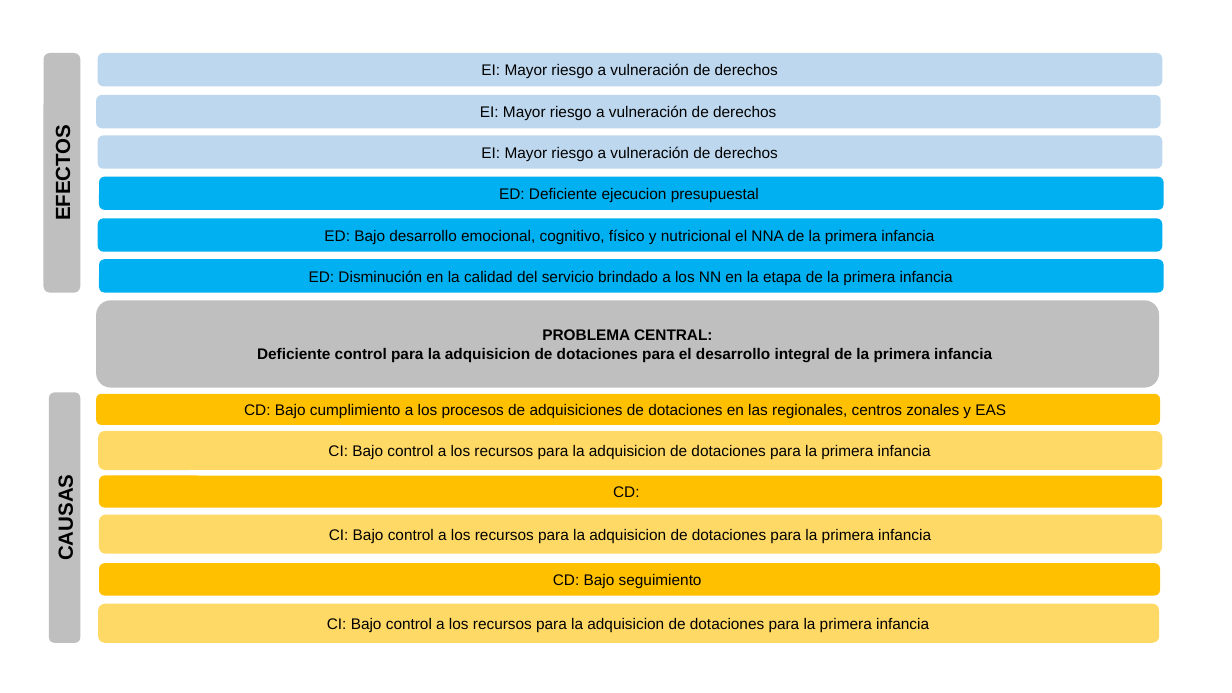
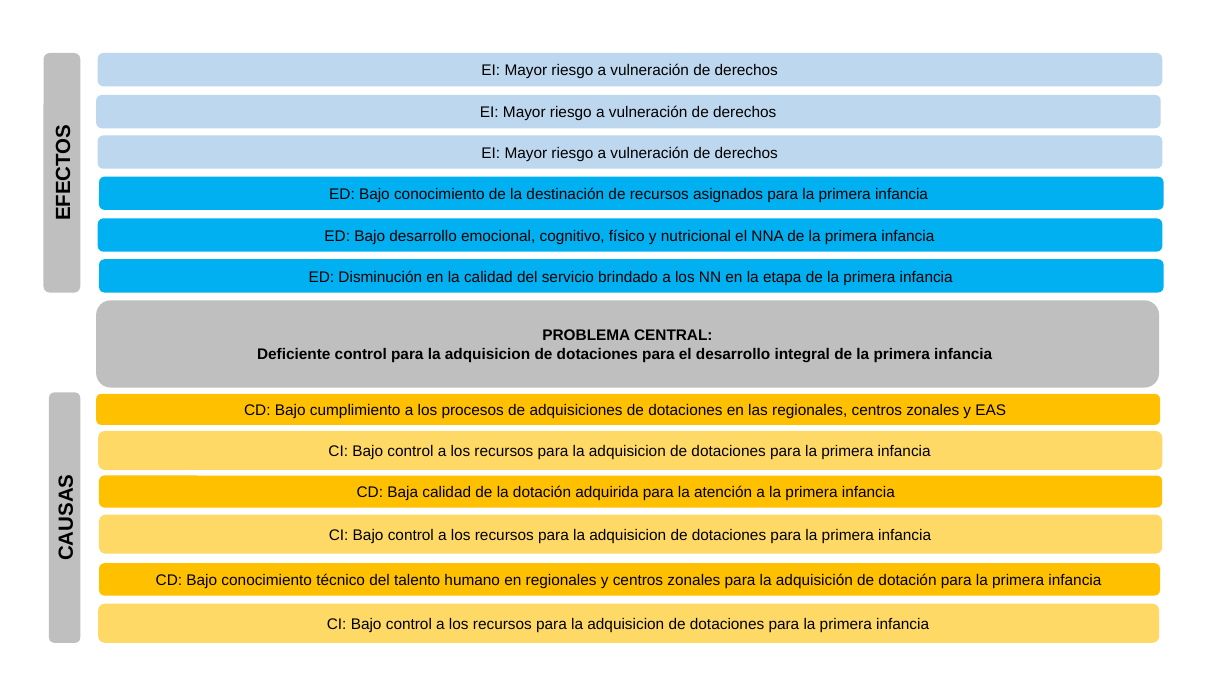
Before and after one commit to paulaO/Dotaciones2019, a slide deck: slide 1 of 5.GestionDotaciones/CompraControlada/ARBOL COMPRA CENTRALIZADQ.pptx. Drawn at 1232x693 pixels with LibreOffice and Linux fonts; fonts in the diff are those of the drawing. Boxes give left, top, right and bottom in pixels: in the first picture for what was removed or moved away, otherwise in the second. Text is boxed around its words. In the diff, an @@ line names an element or a change of style, - is before the commit and + after.

```diff
--- a/5.GestionDotaciones/CompraControlada/ARBOL COMPRA CENTRALIZADQ.pptx
+++ b/5.GestionDotaciones/CompraControlada/ARBOL COMPRA CENTRALIZADQ.pptx
@@ text in rounded rectangle at [329,187,928,202]: text changed @@
-ED: Deficiente ejecucion presupuestal
+ED: Bajo conocimiento de la destinación de recursos asignados para la primera infancia
@@ text in rounded rectangle at [357,485,895,501]: text changed @@
-CD:
+CD: Baja calidad de la dotación adquirida para la atención a la primera infancia
@@ text in rounded rectangle at [156,573,1101,589]: text changed @@
-CD: Bajo seguimiento
+CD: Bajo conocimiento técnico del talento humano en regionales y centros zonales para la adquisición de dotación para la primera infancia
```
Also in this commit, not shown: 1 other slide changed, 11 other files.
